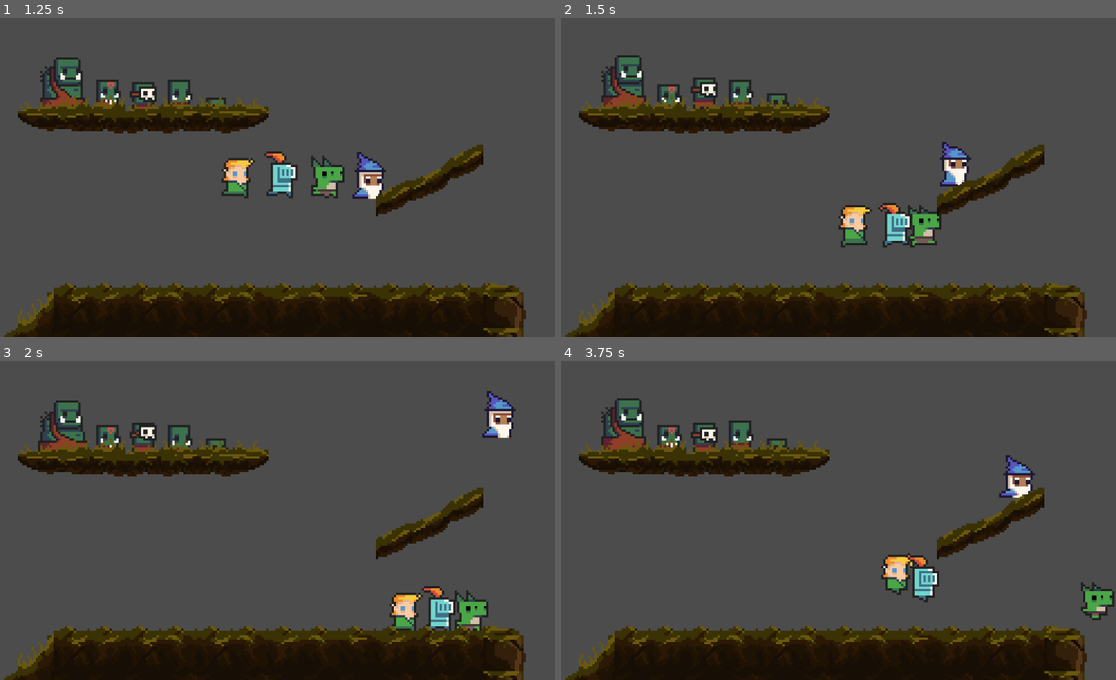
Above: before the commit, frames 1-4 (two rows, left to right).
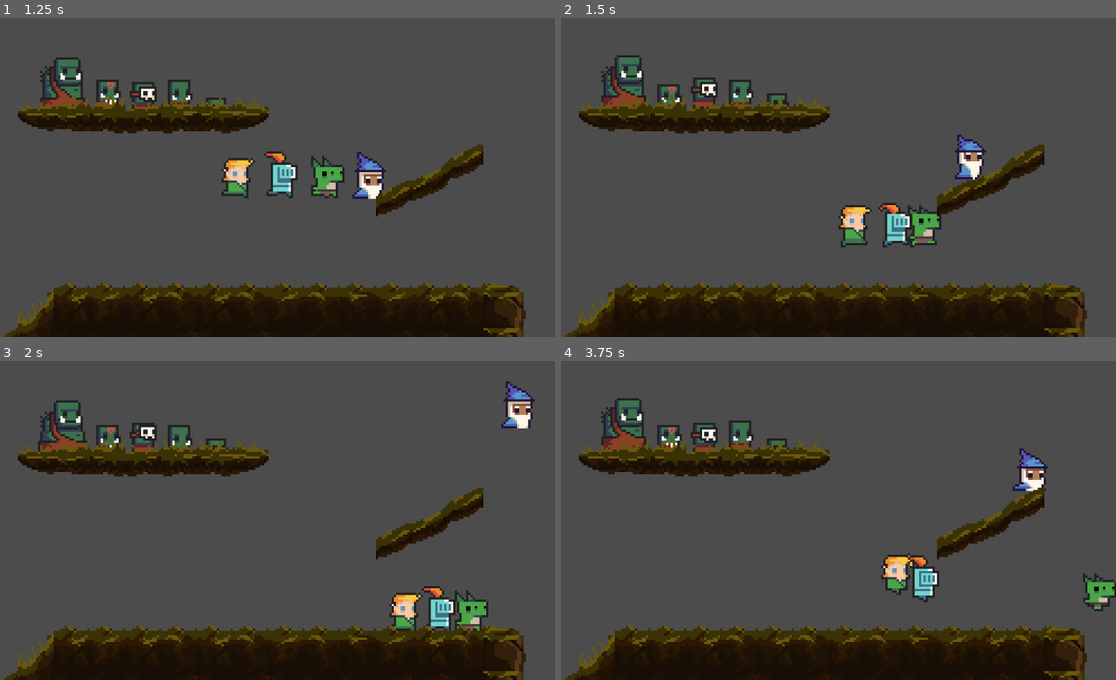
Above: after the commit, the same moments.

Repository: giordanorn/tfgoe
Game: Godot game, scene res://Levels/Test.tscn
The game is run twice, just before and just after one commit, with the same random seed, the same clock (stepped at 60 frames per second) and the same inputs.
Inputs:
- Up to frame 1 (1.25 s): hold Right (ui_right) from 0.53 s (still down); tap Up (ui_up) at 0.77 s
- Up to frame 2 (1.5 s): keep holding Right (ui_right)
- Up to frame 3 (2 s): keep holding Right (ui_right); tap Up (ui_up) at 1.52 s
- Up to frame 4 (3.75 s): release Right (ui_right) at 2.03 s; hold Left (ui_left) 2.03-2.78 s; hold Right (ui_right) from 2.78 s (still down); tap Up (ui_up) at 3.02 s

Frame 1 is identical in both runs. In frame 2, 0.9% of the frame differs, in the area x 68-77%, y 36-53%; in frame 3, 1.1%; in frame 4, 1.4%, in the area x 78-100%, y 27-82%.

Commit message:
Bug na aplicação de gravidade no personagem consertado

Diff:
--- a/Scripts/Movement/Movement.gd
+++ b/Scripts/Movement/Movement.gd
@@ -17,7 +17,9 @@
 	velocity = $Controller.get_input(Vector2(0, velocity.y))
 
 func apply_gravity(delta):
-	velocity.y += gravity * delta
+	if !body.is_on_floor():
+		if velocity.y<600:
+			velocity.y += gravity * delta
 
 func move():
 	body.move_and_slide(velocity, Vector2.UP)
